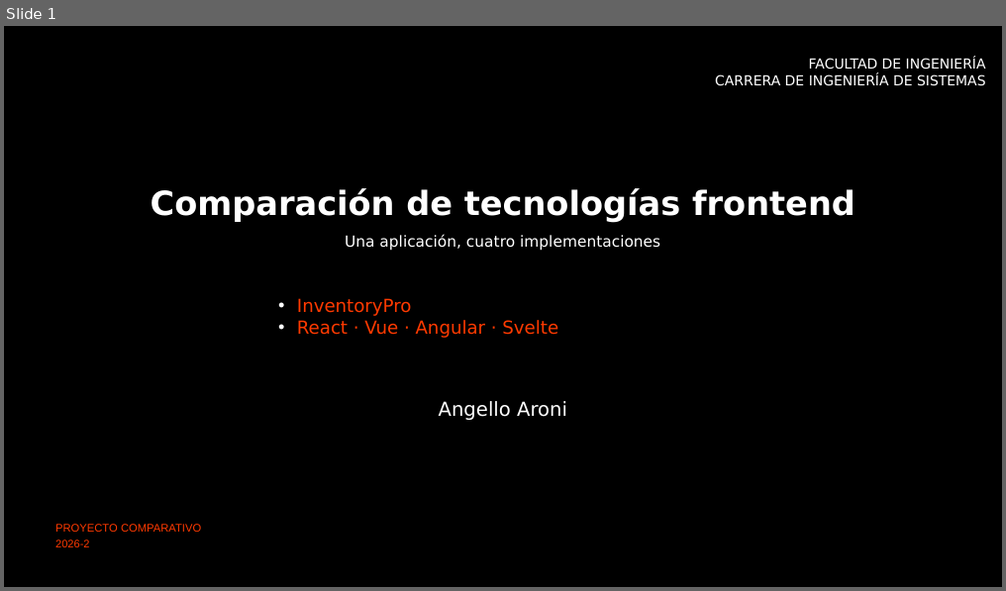
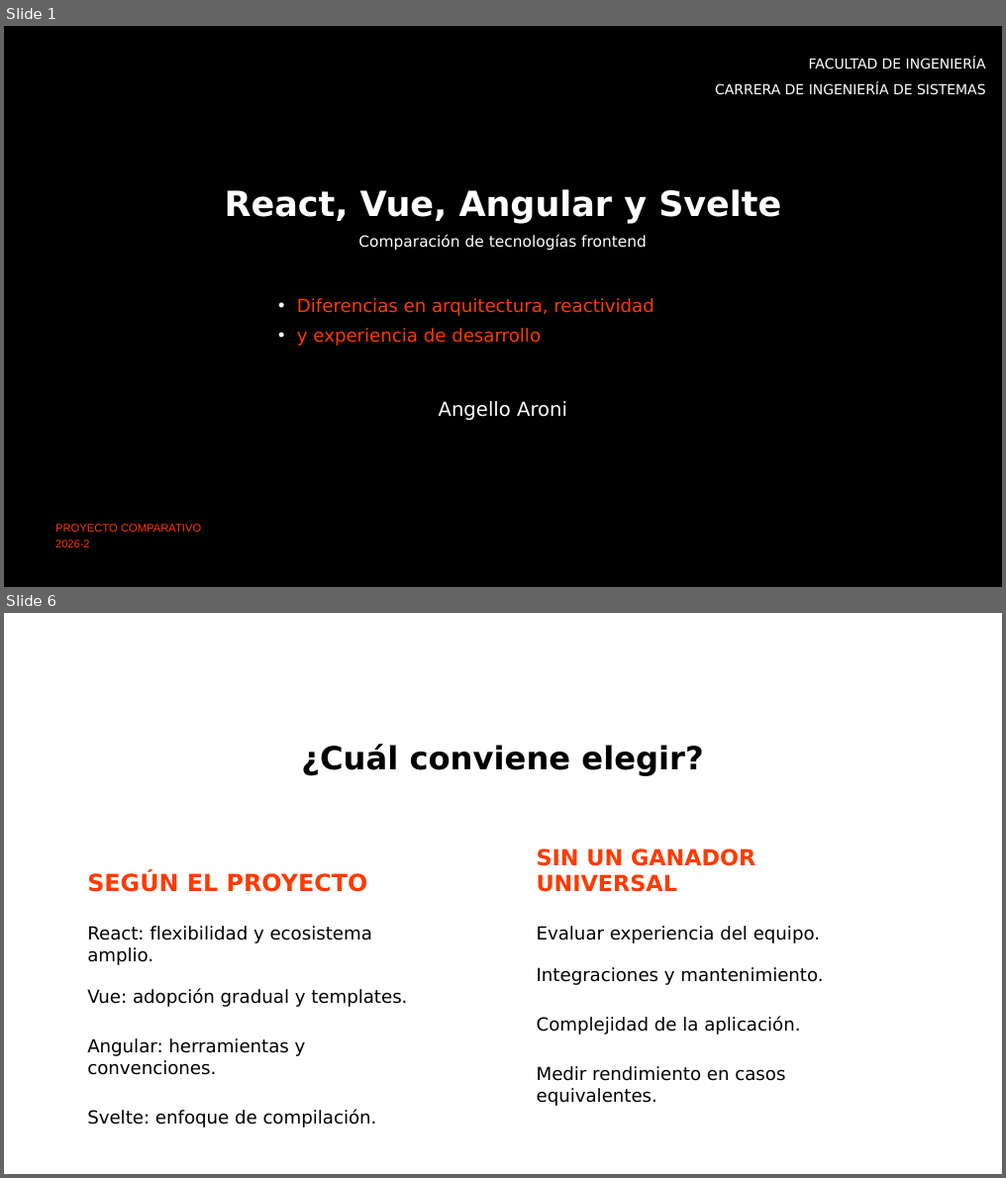
Before and after one commit to angelloaroni/ArquiSoftIndividual, a slide deck: presentacion/Comparativa_Frontend_InventoryPro.pptx. Shown one above the other, each under a label of ours: slide 1 before the commit, slides 1 and 6 after it; the slides between them are not shown. The pictures are 1006x591 and 1006x1178 pixels, drawn with LibreOffice and Linux fonts; fonts in the diff are those of the drawing; background and template pictures are left out. Boxes give left, top, right and bottom in pixels: in the first picture for what was removed or moved away, otherwise in the second. Text is boxed around its words. In the diff, an @@ line names an element or a change of style, - is before the commit and + after.

```diff
--- a/presentacion/Comparativa_Frontend_InventoryPro.pptx
+++ b/presentacion/Comparativa_Frontend_InventoryPro.pptx
@@ slide 6 added at (x1=4, y1=613, x2=1002, y2=1174), background #FFFFFF @@
@@ title added at (x1=301, y1=744, x2=703, y2=776), 23 pt, text #000000, bold @@
+¿Cuál conviene elegir?
@@ subtitle added at (x1=537, y1=849, x2=755, y2=892), 16 pt, text #FF3A00, bold @@
+SIN UN GANADOR UNIVERSAL
@@ subtitle added at (x1=87, y1=873, x2=368, y2=892), 17 pt, text #FF3A00, bold @@
+SEGÚN EL PROYECTO
@@ subtitle added at (x1=87, y1=926, x2=407, y2=1128), 13 pt, text #000000 @@
+React: flexibilidad y ecosistema amplio.
+Vue: adopción gradual y templates.
+Angular: herramientas y convenciones.
+Svelte: enfoque de compilación.
@@ subtitle added at (x1=537, y1=926, x2=823, y2=1106), 13 pt, text #000000 @@
+Evaluar experiencia del equipo.
+Integraciones y mantenimiento.
+Complejidad de la aplicación.
+Medir rendimiento en casos equivalentes.
@@ slide 1 changed as well @@
@@ text "FACULTAD DE INGENIERÍA" at (x1=715, y1=58, x2=986, y2=95): more space between paragraphs @@
@@ title at (x1=225, y1=189, x2=781, y2=224): text changed; size 24 to 25 pt @@
-Comparación de tecnologías frontend
+React, Vue, Angular y Svelte
@@ text at (x1=358, y1=234, x2=647, y2=251): text changed @@
-Una aplicación, cuatro implementaciones
+Comparación de tecnologías frontend
@@ text at (x1=297, y1=298, x2=653, y2=346): text changed @@
-• InventoryPro
-• React · Vue · Angular · Svelte
+• Diferencias en arquitectura, reactividad
+• y experiencia de desarrollo
```
Also in this commit, not shown: 3 other slides changed, 2 other slides added, 3 slides removed, 3 other files.
